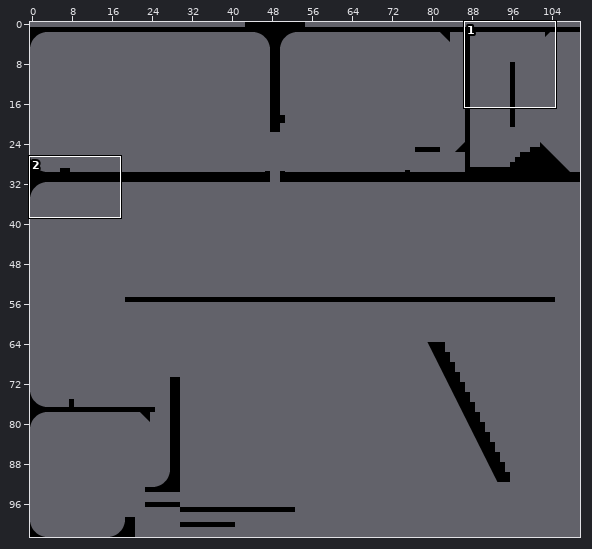
A Tiled map (JSON) gets an edit: app/assets/map/ceiling-test.json. Above: a wide view before the commit, with the close-up outlined.
Close-up. Old version:
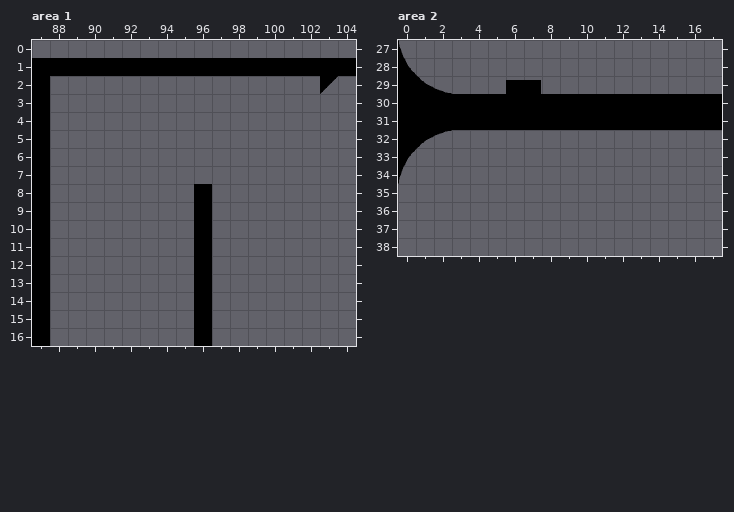
Cells are 32x32 px. Shown: area 1 x 87..104, y 0..16; area 2 x 0..17, y 27..38. The commit also changed other parts of the map, which this record leaves out.
New version:
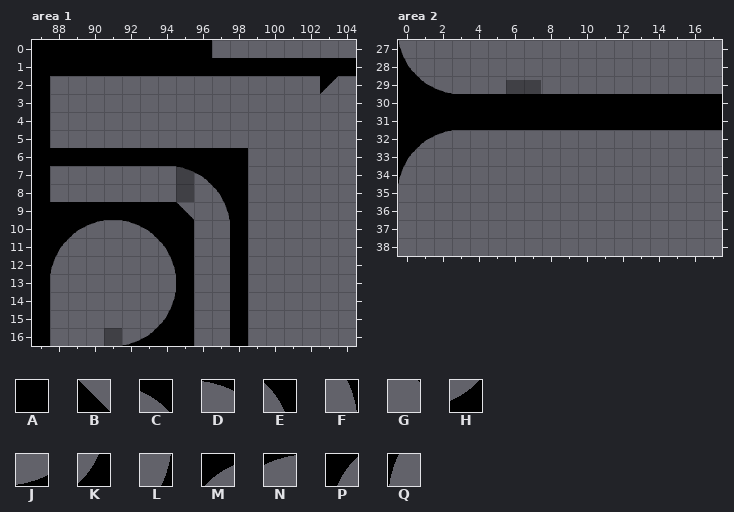
Key: from "shapes": A 1, B 2, C 54, D 55, E 56, F 57, G 65, H 76, J 77, K 78, L 79, M 120, N 121, P 122, Q 123.
_ is an empty cell.
Objects are placed by their top-left corner, in cells (3,4 is the top-left corner of cell 3,4); size is 1x1 cell unless given.
Tiles of an added or newly shown layer are drawn over the layers below it.
Changes in this commit:
layer "objects" opacity 100% -> 35%
Layer "objects", area 1:
added: A "layer-switch" at 95,6 size 1x3
added: A "layer-switch" at 91,16 size 1x1.2
Layer "Collision 0", area 1:
y 0: x 87..96 __________ -> AAAAAAAAAA
y 6: x 96..98 ___ -> AAA
y 7: x 95..98 ____ -> DCAA
y 8: x 96..98 A__ -> GEA
y 9: x 96..98 A__ -> _FA
y 10..16: x 96 A -> _; x 98 _ -> A
Layer "Collision 1" (added), area 1:
y 6: x 88..95 ________ -> AAAAAAAA
Layer "Collision 2" (added), area 1:
y 9: x 88..95 ________ -> AAAAAAAB
y 10: x 88..90 ___ -> AMN; x 92..95 ____ -> DCAA
y 11: x 88 _ -> P; x 94..95 __ -> EA
y 12: x 88 _ -> Q; x 94..95 __ -> FA
y 13: x 95 _ -> A
y 14: x 94..95 __ -> LA
y 15: x 94..95 __ -> KA
y 16: x 92..95 ____ -> JHAA
layer "objects" opacity 100% -> 35%
